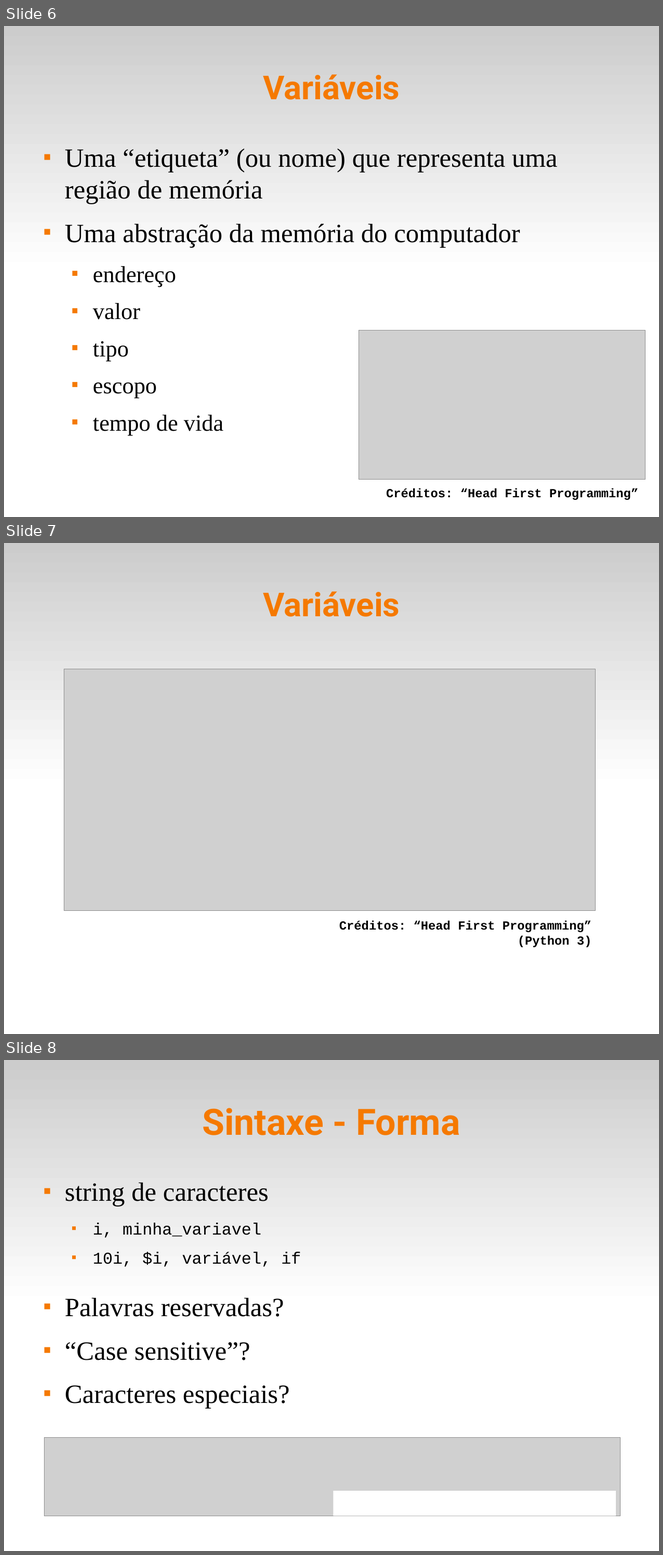
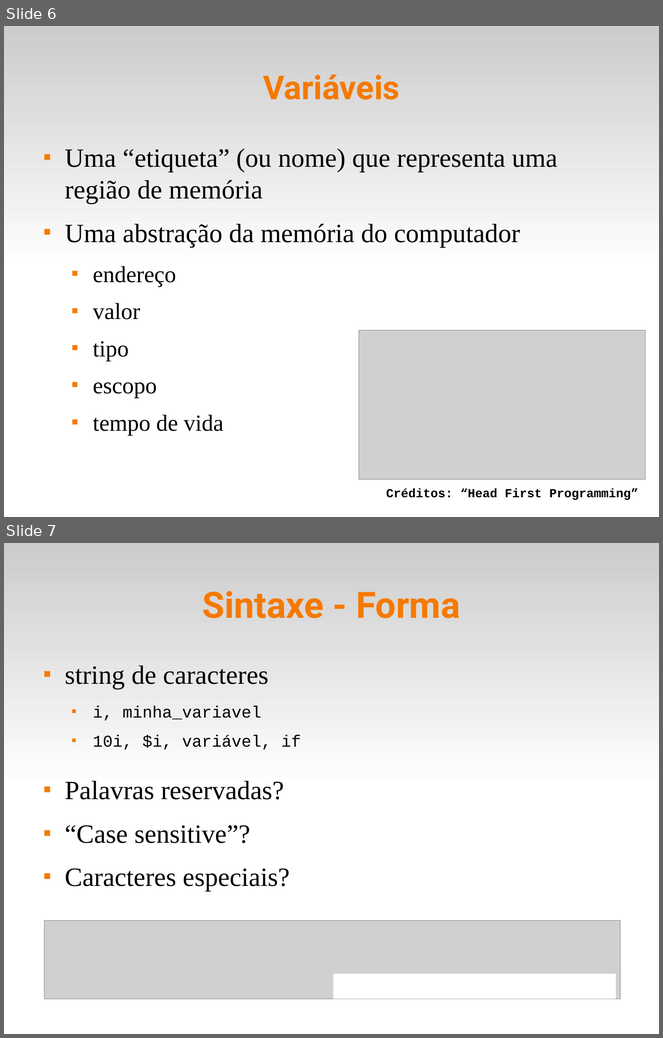
Before and after one commit to fsantanna-uerj/EDL, a slide deck: slides/edl-02-bindings.odp. Shown one above the other, each under a label of ours: slides 6, 7 and 8 before the commit, slides 6 and 7 after it. The pictures are 663x1555 and 663x1038 pixels, drawn with LibreOffice and Linux fonts; fonts in the diff are those of the drawing; grey boxes stand for pictures. Boxes give left, top, right and bottom in pixels: in the first picture for what was removed or moved away, otherwise in the second. Text is boxed around its words. In the diff, an @@ line names an element or a change of style, - is before the commit and + after.

```diff
--- a/slides/edl-02-bindings.odp
+++ b/slides/edl-02-bindings.odp
@@ slide 7 removed at (4,543,659,1034), background #FFFFFF; not listed: 1 template element that a slide beside it also shows @@
@@ title removed at (263,591,400,617) @@
-Variáveis
@@ picture removed at (64,669,596,911) @@
@@ text removed at (339,921,592,948) @@
-Créditos: “Head First Programming”
-(Python 3)
@@ what was slide 8 is now slide 7 @@
```
Also in this commit, not shown: 2 slides changed, 1 other file.
